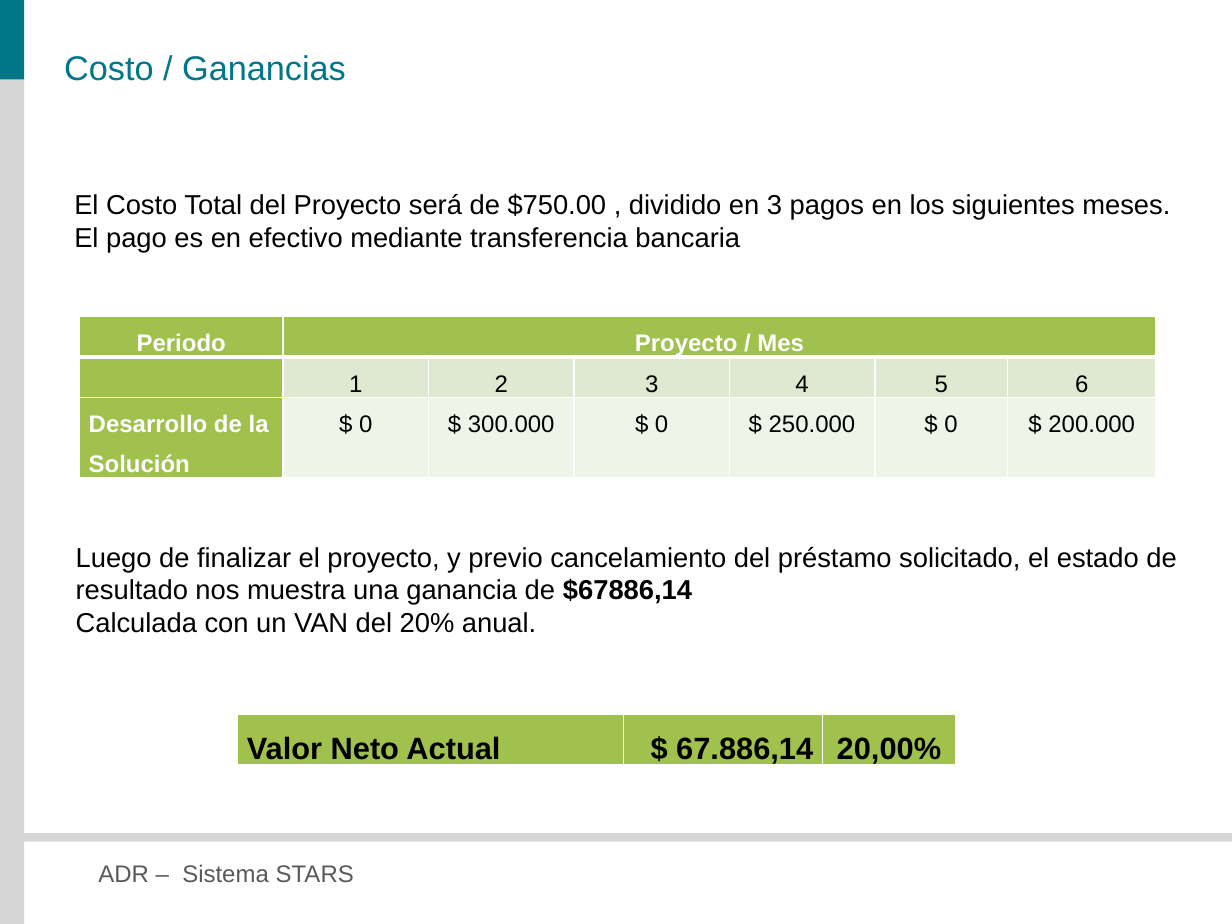
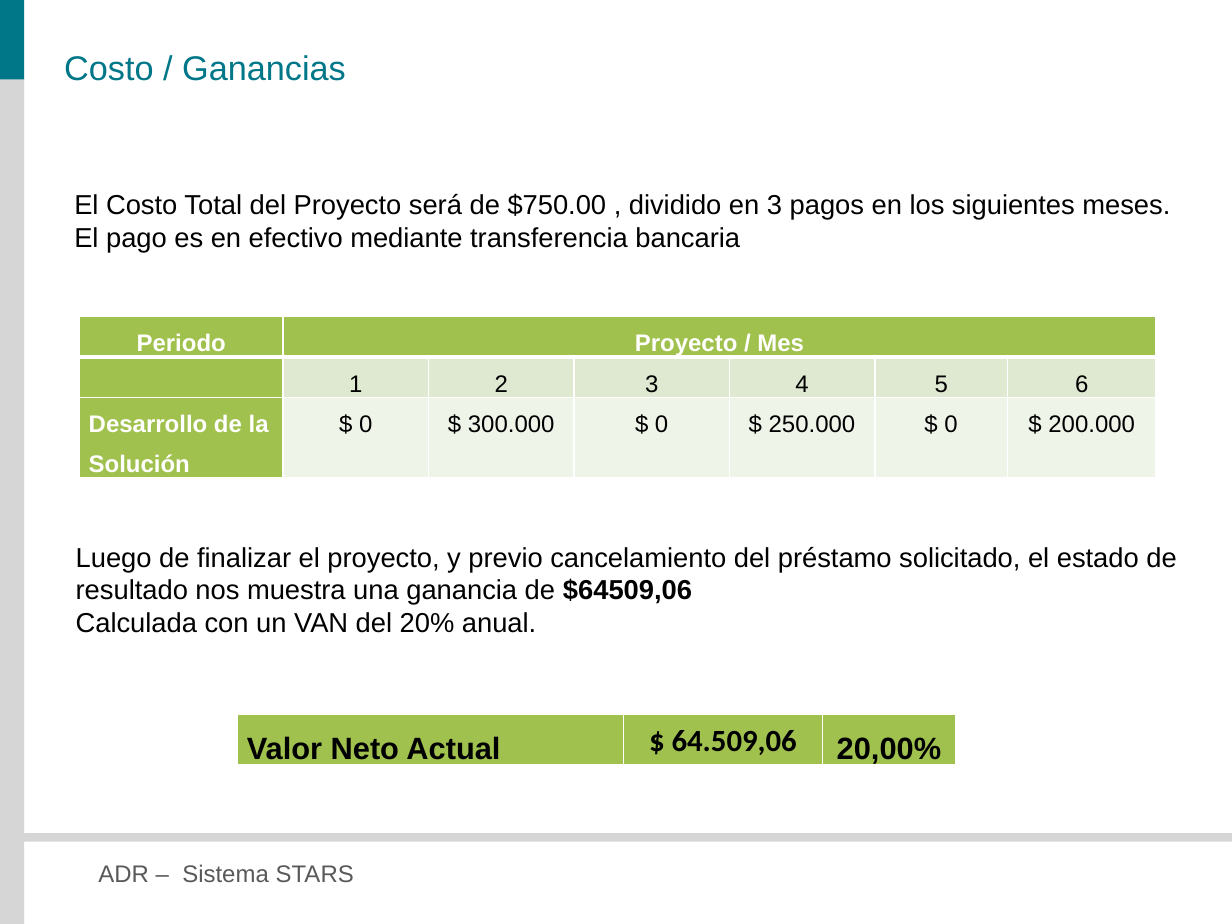
Before and after one commit to veritoreinoso/adr-2010, a slide deck: slide 36 of Presentacion.pptx. Drawn at 1232x924 pixels with LibreOffice and Linux fonts; fonts in the diff are those of the drawing. Boxes give left, top, right and bottom in pixels: in the first picture for what was removed or moved away, otherwise in the second. Text is boxed around its words. In the diff, an @@ line names an element or a change of style, - is before the commit and + after.

```diff
--- a/Presentacion.pptx
+++ b/Presentacion.pptx
@@ text at <box>76,547,1176,605</box>: text changed @@
-Luego de finalizar el proyecto, y previo cancelamiento del préstamo solicitado, el estado de resultado nos muestra una ganancia de $67886,14
+Luego de finalizar el proyecto, y previo cancelamiento del préstamo solicitado, el estado de resultado nos muestra una ganancia de $64509,06
@@ table at <box>238,715,955,770</box> @@
-row 1, column 2: $ 67.886,14
+row 1, column 2: $ 64.509,06
```
Also in this commit, not shown: 13 other slides changed, 1 other file.
